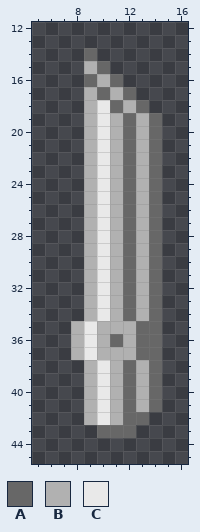
Pixel-art sprite: hold/tealsummernights/tsn.bs.b.ihc.4b.png. The picture above was drawn from the file before the commit.
The file is 24x64 pixels. Shown: x 5..16, y 12..45.
Palette (. is transparent): A #676767  B #b1b1b1  C #e9e9e9
Pixels before, first column x 8:
14 .A.....
15 .BA....
16 .ABA...
17 .BABA..
18 .BCABA.
19 .BCBABA
20 .BCBABA
21 .BCBABA
22 .BCBABA
23 .BCBABA
24 .BCBABA
25 .BCBABA
26 .BCBABA
27 .BCBABA
28 .BCBABA
29 .BCBABA
30 .BCBABA
31 .BCBABA
32 .BCBABA
33 .BCBABA
34 .BCBABA
35 BCBBBAA
36 BCBABAA
37 BCBBBAA
38 .BCBABA
39 .BCBABA
40 .BCBABA
41 .BCBABA
42 .BCBAA.
43 ..AAA..
And afterwards:
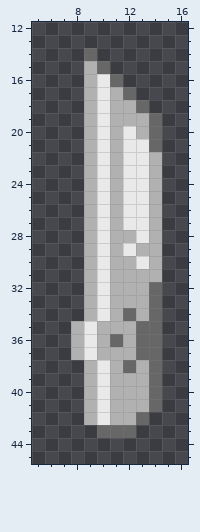
The edit:
y 16: x 9..10 AB -> BC
y 17: x 10 A -> C
y 18: x 11 A -> B
y 19: x 12 A -> B
y 20: x 12 A -> C
y 21: x 12..13 AB -> CC
y 22..27: x 12..14 ABA -> CCB
y 28: x 12..14 ABA -> BCB
y 29: x 12 A -> C; x 14 A -> B
y 30: x 12..14 ABA -> BCB
y 31: x 12 A -> B; x 14 A -> B
y 32..33: x 12 A -> B
y 39..42: x 12 A -> B
